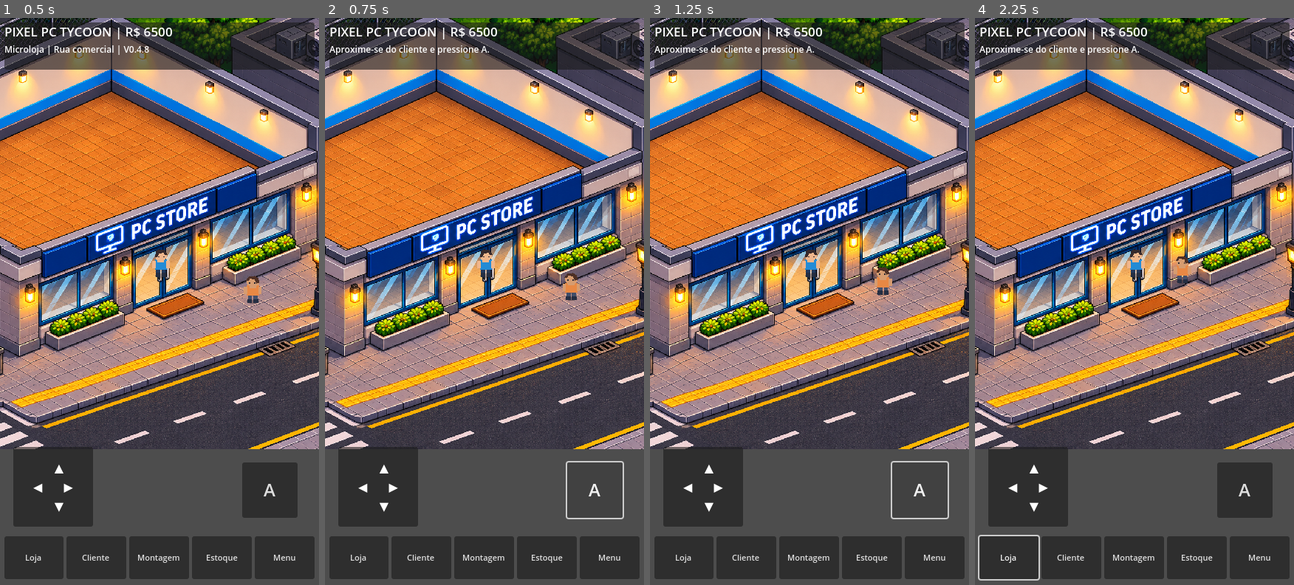
Above: before the commit, frames 1-4 (left to right).
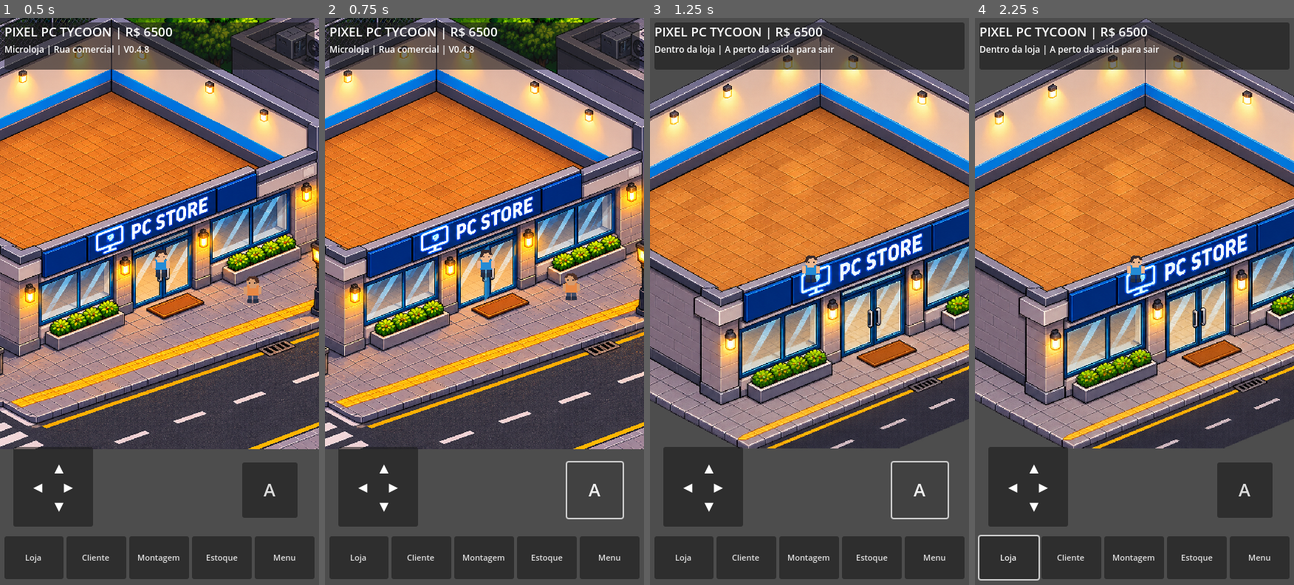
Above: after the commit, the same moments.

Repository: RiltonMaciel/Pixel-PC-Tycoon
Game: Godot game, scene res://scenes/RuaComercial.tscn
Two runs of this game, one before a commit and one after it. Both use one fixed random seed, a clock stepped at 60 frames per second and the inputs below.
Inputs:
- Up to frame 1 (0.5 s): no input
- Up to frame 2 (0.75 s): click "A" at 0.5 s
- Up to frame 3 (1.25 s): no input
- Up to frame 4 (2.25 s): click "Loja" at 1.25 s; click "OK" at 2 s

Frame 1 is identical in both runs. In frame 2, 0.4% of the frame differs, in the area x 1-52%, y 4-50%; in frame 3, 59%, in the area x 0-100%, y 0-77%; in frame 4, 59%.

Commit message:
Switch to actual shop interior when entering, animate doorway and smooth player walk

Diff:
--- a/scripts/RuaComercial.gd
+++ b/scripts/RuaComercial.gd
@@ -1,6 +1,7 @@
 extends Node2D
 # Pixel PC Tycoon V0.4.8 - rua aprovada, personagens e balcao independentes.
 const BG = preload("res://Assets/Cenarios/Rua_Comercial_Aprovada.png")
+const SHOP_BG = preload("res://Assets/Cenarios/Loja_Base_Aprovada.png")
 const PLAYER = preload("res://Assets/Personagens/jogador_temporario.png")
 const CUSTOMER = preload("res://Assets/Personagens/cliente_temporario.png")
 const COUNTER = preload("res://Assets/Moveis/balcao_pixel_art.png")
@@ -29,14 +30,26 @@
 var info: Label
 var popup: AcceptDialog
 var pad_center = Vector2.ZERO
+var indoors := false
+var transitioning := false
+var bg_sprite: Sprite2D
+var door_panel: Polygon2D
+var walk_phase := 0.0
 
 func _ready() -> void:
-    var bg := Sprite2D.new()
-    bg.texture = BG
-    bg.centered = false
-    bg.texture_filter = CanvasItem.TEXTURE_FILTER_NEAREST
-    bg.z_index = -10
-    add_child(bg)
+    bg_sprite = Sprite2D.new()
+    bg_sprite.texture = BG
+    bg_sprite.centered = false
+    bg_sprite.texture_filter = CanvasItem.TEXTURE_FILTER_NEAREST
+    bg_sprite.z_index = -10
+    add_child(bg_sprite)
+    door_panel = Polygon2D.new()
+    door_panel.polygon = PackedVector2Array([Vector2(0,0),Vector2(42,-12),Vector2(42,110),Vector2(0,125)])
+    door_panel.color = Color(0.2,0.65,0.9,0.65)
+    door_panel.position = Vector2(865,550)
+    door_panel.z_index = 3
+    door_panel.visible = false
+    add_child(door_panel)
     player = _sprite(PLAYER, pos_player, 5)
     player.name = "Jogador_Independente"
     customer = _sprite(CUSTOMER, pos_customer, 6)
@@ -75,6 +88,9 @@
     return s
 
 func _walkable(at: Vector2, furniture: bool = true) -> bool:
+    if indoors:
+        var dims := SHOP_BG.get_size()
+        return at.x >= dims.x*0.19 and at.x <= dims.x*0.81 and at.y >= dims.y*0.24 and at.y <= dims.y*0.76 and (not furniture or not owns_counter or at.distance_to(committed_counter)>42)
     if at.x < 8 or at.y < 8 or at.x > 1528 or at.y > 1016:
         return false
     for offset in [Vector2.ZERO,Vector2(8,0),Vector2(-8,0),Vector2(0,8),Vector2(0,-8)]:
@@ -87,7 +103,7 @@
 
 func _physics_process(delta: float) -> void:
     var direction := (move + Input.get_vector("ui_left","ui_right","ui_up","ui_down")).limit_length(1)
-    var distance := direction * 155.0 * delta
+    var distance := direction * 205.0 * delta
     var steps := maxi(1,ceili(distance.length()/5.0))
     for i in range(steps):
         var step := distance/float(steps)
@@ -98,6 +114,13 @@
         if _walkable(next_y):
             pos_player = next_y
     player.position = pos_player
+    if direction.length() > 0.05:
+        walk_phase += delta * 13.0
+        player.offset.y = -23.0 + sin(walk_phase)*2.8
+        player.rotation = sin(walk_phase)*0.035
+    else:
+        player.offset.y = lerpf(player.offset.y,-23.0,minf(1.0,delta*12.0))
+        player.rotation = lerpf(player.rotation,0.0,minf(1.0,delta*12.0))
     if direction.x != 0:
         player.flip_h = direction.x < 0
     player.z_index = clampi(int(pos_player.y/100),1,9)
@@ -106,18 +129,20 @@
         counter.position = pos_counter
         counter.modulate = Color(1,1,1,0.6) if _can_place(pos_counter) else Color(1,0.3,0.3,0.6)
     counter.z_index = clampi(int(pos_counter.y/100),1,9)
-    _npc(delta)
+    if not indoors:
+        _npc(delta)
     cam.position = cam.position.lerp(pos_player,minf(1,delta*5))
 
 func _can_place(at: Vector2) -> bool:
     for offset in [Vector2(-38,-30),Vector2(38,-30),Vector2(-38,30),Vector2(38,30)]:
-        if not Geometry2D.is_point_in_polygon(at+offset,INTERIOR):
+        if not _walkable(at+offset,false):
             return false
     if Geometry2D.is_point_in_polygon(at,DOOR) or at.distance_to(pos_player)<45:
         return false
-    for waypoint in ROUTE:
-        if at.distance_to(waypoint)<70:
-            return false
+    if not indoors:
+        for waypoint in ROUTE:
+            if at.distance_to(waypoint)<70:
+                return false
     return true
 
 func _npc(delta: float) -> void:
@@ -234,6 +259,14 @@
     move = diff.normalized() if diff.length()>15 else Vector2.ZERO
 
 func _interact() -> void:
+    if transitioning:
+        return
+    if not placing and indoors and pos_player.y > SHOP_BG.get_height()*0.66:
+        _change_area(false)
+        return
+    if not placing and not indoors and pos_player.distance_to(Vector2(920,695)) < 155:
+        _change_area(true)
+        return
     if placing:
         if _can_place(pos_counter):
             placing = false
@@ -244,11 +277,34 @@
             _save()
         else:
             info.text = "Posicione no piso livre da loja."
-    elif pos_player.distance_to(pos_customer)<95:
+    elif not indoors and pos_player.distance_to(pos_customer)<95:
         route_wait = 1.5
         info.text = "Cliente: Ola! Procuro um computador."
     else:
         info.text = "Aproxime-se do cliente e pressione A."
+
+func _change_area(enter: bool) -> void:
+    transitioning = true
+    move = Vector2.ZERO
+    finger = -1
+    door_panel.visible = true
+    door_panel.scale.x = 1.0
+    var tween := create_tween()
+    tween.tween_property(door_panel,"scale:x",0.08,0.23)
+    await tween.finished
+    indoors = enter
+    bg_sprite.texture = SHOP_BG if indoors else BG
+    var dims := SHOP_BG.get_size()
+    pos_player = Vector2(dims.x*0.5,dims.y*0.62) if indoors else Vector2(920,715)
+    player.position = pos_player
+    cam.limit_right = int(dims.x) if indoors else 1536
+    cam.limit_bottom = int(dims.y) if indoors else 1024
+    cam.position = pos_player
+    customer.visible = not indoors
+    counter.visible = indoors and owns_counter
+    door_panel.visible = false
+    info.text = "Dentro da loja | A perto da saida para sair" if indoors else "Na rua | A perto da porta para entrar"
+    transitioning = false
 
 func _refresh() -> void:
     top_label.text = "PIXEL PC TYCOON | R$ "+str(money)
@@ -333,7 +389,7 @@
         return
     money = maxi(0,int(data.get("cash",6500)))
     owns_counter = bool(data.get("owns_counter",false))
-    counter.visible = owns_counter
+    counter.visible = indoors and owns_counter
     var coords: Variant = data.get("furniture_position",[670,405])
     if coords is Array and coords.size()==2:
         pos_counter = Vector2(float(coords[0]),float(coords[1]))
